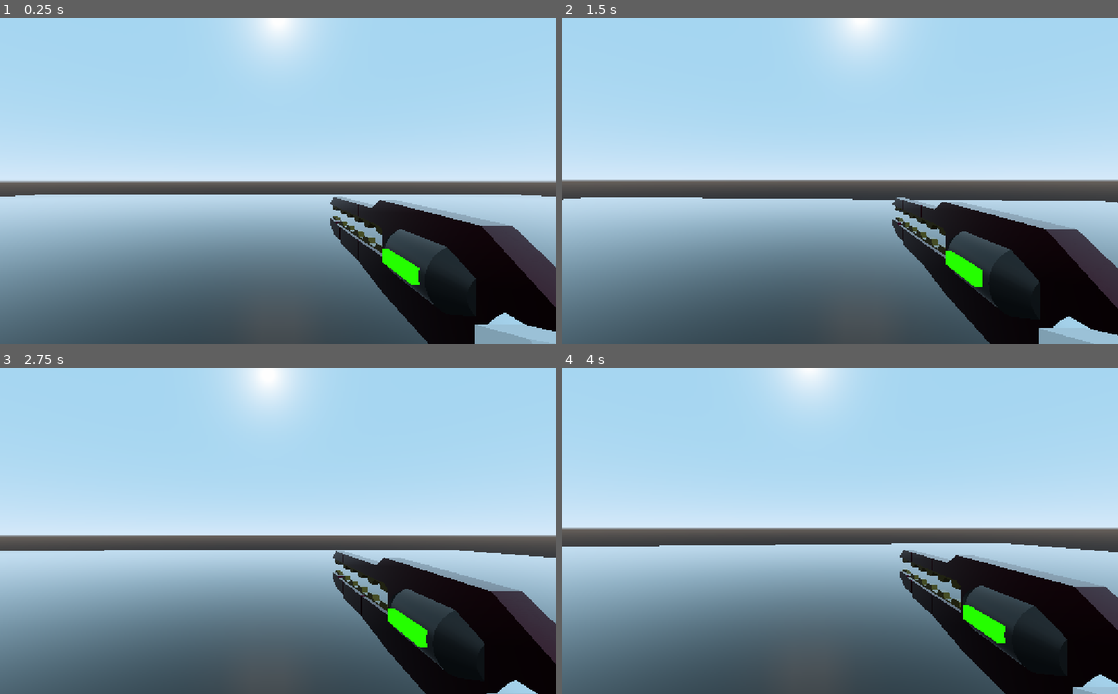
Above: before the commit, frames 1-4 (two rows, left to right).
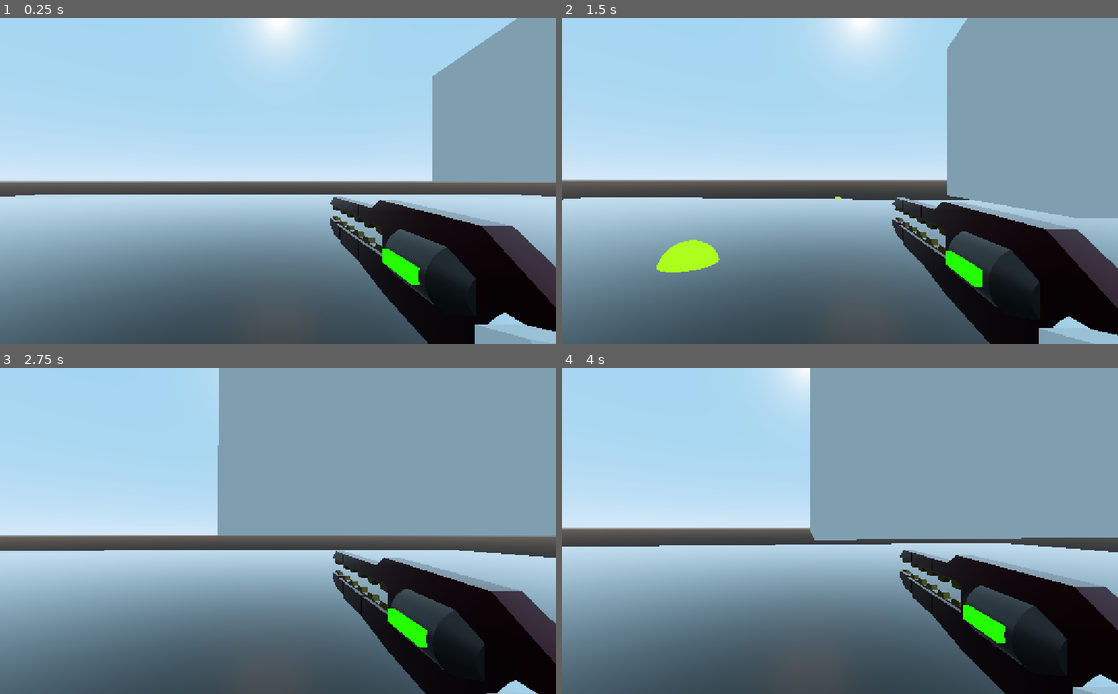
Above: after the commit, the same moments.

Repository: Jshigoodies/Experiment
Game: Godot game, scene res://Testing/TestWorld.tscn
The game is run twice, just before and just after one commit, with the same random seed, the same clock (stepped at 60 frames per second) and the same inputs.
Inputs (mouse positions are in pixels of both pictures, inside the frame that each line leads up to):
- Up to frame 1 (0.25 s): no input
- Up to frame 2 (1.5 s): tap Enter at 0.5 s; move the mouse to (867, 181) at 0.52 s; hold D (right) 0.53-1.28 s; hold W (foward) 0.53-1.28 s; tap Space (jump) at 0.77, 1.07 s; right-click (867, 181) at 0.8 s; move the mouse to (812, 181) at 1.27 s; hold S (backward) from 1.28 s (still down); right-click (812, 181) at 1.35 s
- Up to frame 3 (2.75 s): tap Space (jump) at 1.52, 1.55, 1.82, 2.1 s; move the mouse to (289, 524) at 2.02 s; release S (backward) at 2.03 s; hold D (right) from 2.03 s (still down); hold W (foward) from 2.03 s (still down)
- Up to frame 4 (4 s): move the mouse to (834, 537) at 2.77 s; release W (foward) at 2.78 s; tap W (foward) at 2.85 s; tap Space (jump) at 3.02, 3.32, 3.77, 3.8 s; right-click (834, 537) at 3.05 s; move the mouse to (878, 534) at 3.52 s; release D (right) at 3.53 s; hold A (left) from 3.53 s (still down); tap Shift (sprint) at 3.6 s

The runs differ from the first frame. In frame 1, 9.8% of the frame differs, in the area x 77-100%, y 0-51%; in frame 2, 19%; in frame 3, 31%, in the area x 39-100%, y 0-52%; in frame 4, 29%.

Commit message:
can't fix the rail gun to shoot bullets

Diff:
--- /dev/null
+++ b/Model Assets/bullet.gd
@@ -0,0 +1,8 @@
+extends RigidBody
+
+
+var speed = 100.0  # Adjust the speed of the bullet as needed
+
+func _ready():
+	# Set the initial velocity to move the bullet forward along its local Z-axis
+	linear_velocity = Vector3(0, 0, -speed)
--- /dev/null
+++ b/Model Assets/bullet.tscn
@@ -0,0 +1,23 @@
+[gd_scene load_steps=4 format=2]
+
+[ext_resource path="res://Model Assets/bullet.gd" type="Script" id=1]
+
+[sub_resource type="SpatialMaterial" id=1]
+flags_transparent = true
+albedo_color = Color( 0.258824, 0.568627, 0.0823529, 1 )
+emission_enabled = true
+emission = Color( 0.568627, 1, 0, 1 )
+emission_energy = 1.39
+emission_operator = 0
+emission_on_uv2 = false
+
+[sub_resource type="SphereMesh" id=2]
+material = SubResource( 1 )
+
+[node name="bullet" type="RigidBody"]
+transform = Transform( 0.5, 0, 0, 0, 0.5, 0, 0, 0, 0.5, 0, 0, 0 )
+collision_mask = 0
+script = ExtResource( 1 )
+
+[node name="mesh" type="MeshInstance" parent="."]
+mesh = SubResource( 2 )
--- /dev/null
+++ b/Model Assets/rail gun.gd
@@ -0,0 +1,15 @@
+extends Spatial
+
+var bullet_scene = preload("res://Model Assets/bullet.tscn")
+
+func _input(event):
+	if event.is_action_pressed("right_mouse_button"):
+		shoot()
+
+func shoot():
+	var bullet_instance = bullet_scene.instance()
+	var bullet = bullet_instance
+	bullet.global_transform.origin = $GunMuzzle.global_transform.origin
+	bullet.global_transform.basis = $GunMuzzle.global_transform.basis
+
+	get_tree().current_scene.add_child(bullet)
--- a/Model Assets/rail gun.tscn
+++ b/Model Assets/rail gun.tscn
@@ -1,8 +1,14 @@
-[gd_scene load_steps=2 format=2]
+[gd_scene load_steps=4 format=2]
 
 [ext_resource path="res://Model Assets/rail gun.glb" type="PackedScene" id=1]
+[ext_resource path="res://Model Assets/rail gun.gd" type="Script" id=2]
+
+[sub_resource type="Animation" id=1]
+resource_name = "Shoot"
+step = 0.01
 
 [node name="rail gun" instance=ExtResource( 1 )]
+script = ExtResource( 2 )
 
 [node name="gun" parent="." index="0"]
 layers = 2
@@ -21,3 +27,9 @@
 
 [node name="Cube" parent="." index="5"]
 layers = 2
+
+[node name="GunMuzzle" type="Spatial" parent="." index="6"]
+transform = Transform( 1, 0, 0, 0, 1, 0, 0, 0, 1, 0, 0.0231659, 1.16897 )
+
+[node name="AnimationPlayer" type="AnimationPlayer" parent="." index="7"]
+anims/Shoot = SubResource( 1 )
--- a/Player/Player.gd
+++ b/Player/Player.gd
@@ -72,7 +72,7 @@
 	else:
 		speed = SPEED
 
-	if Input.is_action_pressed("left") or Input.is_action_pressed("right") or Input.is_action_pressed("foward") or Input.is_action_pressed("backward"):
+	if Input.is_action_pressed("left") or Input.is_action_pressed("right") or Input.is_action_pressed("foward") or Input.is_action_pressed("backward") or Input.is_action_just_pressed("jump"):
 		$animations/gunSway.play("gunSway")
 
 
--- a/Testing/TestWorld.tscn
+++ b/Testing/TestWorld.tscn
@@ -53,5 +53,14 @@
 [node name="CollisionShape" type="CollisionShape" parent="obstacle3"]
 shape = SubResource( 5 )
 
+[node name="obstacle4" type="StaticBody" parent="."]
+transform = Transform( 7.166, 0, 0, 0, 3.468, 0, 0, 0, 3.348, 17.3426, 5.86965, -11.9592 )
+
+[node name="MeshInstance" type="MeshInstance" parent="obstacle4"]
+mesh = SubResource( 4 )
+
+[node name="CollisionShape" type="CollisionShape" parent="obstacle4"]
+shape = SubResource( 5 )
+
 [node name="Player" parent="." instance=ExtResource( 1 )]
 transform = Transform( 1, 0, 0, 0, 1, 0, 0, 0, 1, 0, 1, 0 )
--- a/project.godot
+++ b/project.godot
@@ -59,6 +59,11 @@
 "events": [ Object(InputEventKey,"resource_local_to_scene":false,"resource_name":"","device":0,"alt":false,"shift":false,"control":false,"meta":false,"command":false,"pressed":false,"scancode":0,"physical_scancode":32,"unicode":0,"echo":false,"script":null)
  ]
 }
+right_mouse_button={
+"deadzone": 0.5,
+"events": [ Object(InputEventMouseButton,"resource_local_to_scene":false,"resource_name":"","device":0,"alt":false,"shift":false,"control":false,"meta":false,"command":false,"button_mask":0,"position":Vector2( 0, 0 ),"global_position":Vector2( 0, 0 ),"factor":1.0,"button_index":2,"pressed":false,"doubleclick":false,"script":null)
+ ]
+}
 
 [physics]
 
